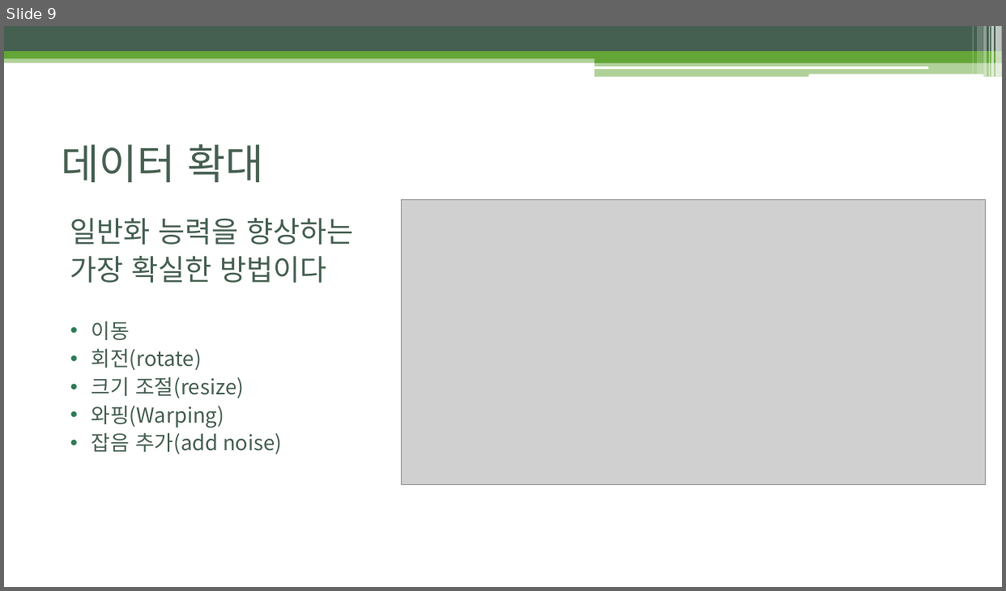
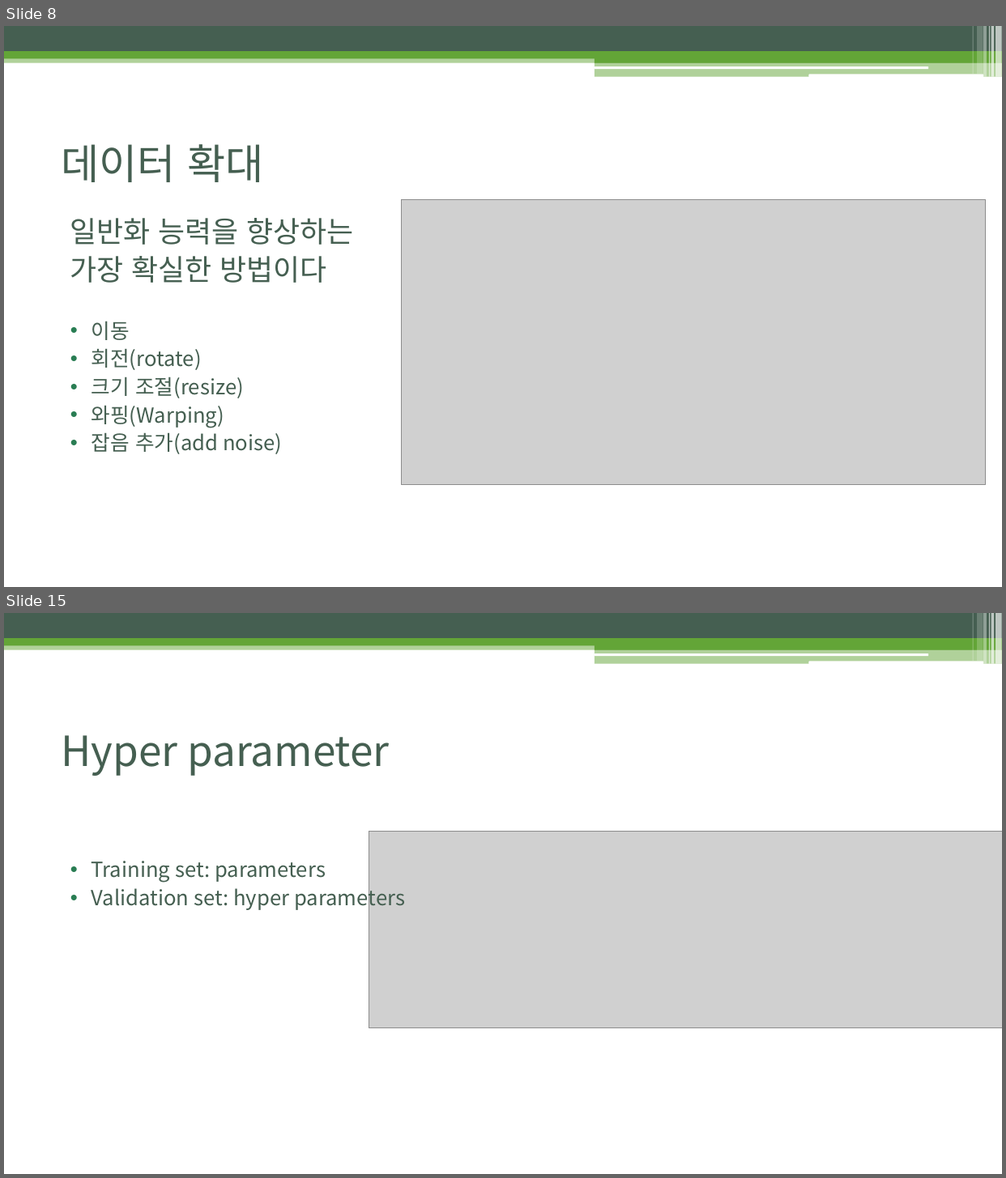
Before and after one commit to BLINK-ONCE/Storage, a slide deck: files/ppt/5.2.2, 5.3 Regularization, Hyperparameters, Validation Sets,.pptx. Shown one above the other, each under a label of ours: slide 9 before the commit, slides 8 and 15 after it; the slides between them are not shown. The pictures are 1006x591 and 1006x1178 pixels, drawn with LibreOffice and Linux fonts; fonts in the diff are those of the drawing; grey boxes stand for pictures. Boxes give left, top, right and bottom in pixels: in the first picture for what was removed or moved away, otherwise in the second. Text is boxed around its words. In the diff, an @@ line names an element or a change of style, - is before the commit and + after.

Commit message:
docs: Update 5.2.2, 5.3 Regularization, Hyperparameters, Validation Sets.pptx

```diff
--- a/files/ppt/5.2.2, 5.3 Regularization, Hyperparameters, Validation Sets,.pptx
+++ b/files/ppt/5.2.2, 5.3 Regularization, Hyperparameters, Validation Sets,.pptx
@@ slide 15 added at <box>4,613,1002,1174</box>, background #FFFFFF; not listed: 13 template elements that a slide beside it also shows @@
@@ title added at <box>62,735,389,776</box>, 40 pt, text #455F51 @@
+Hyper parameter
@@ picture added at <box>369,831,1002,1029</box> @@
@@ text added at <box>91,861,405,911</box>, 20 pt, text #455F51 @@
+• Training set: parameters
+• Validation set: hyper parameters
@@ what was slide 9 is now slide 8 @@
```
Also in this commit, not shown: 2 slides changed, 9 other slides added, 11 slides removed.
